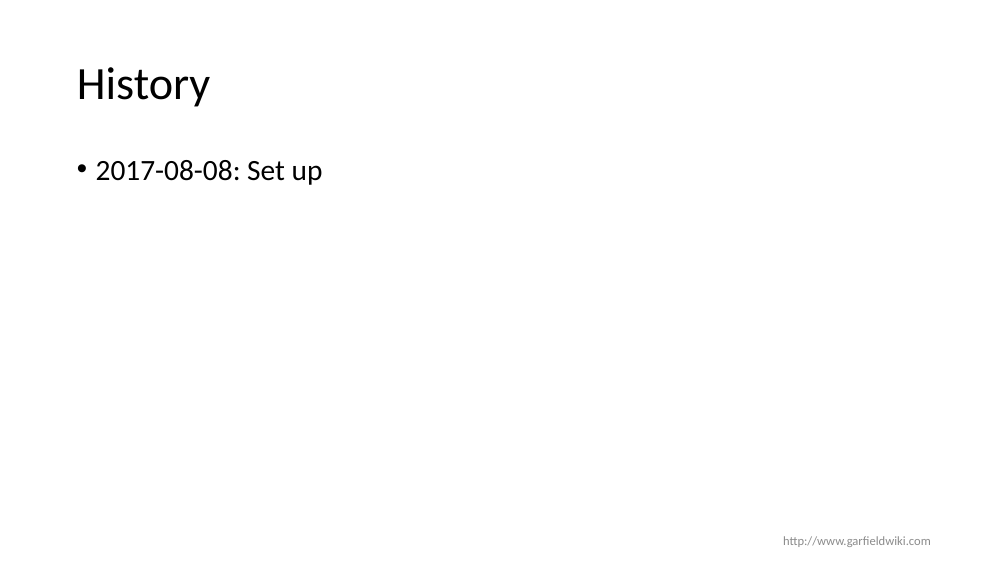
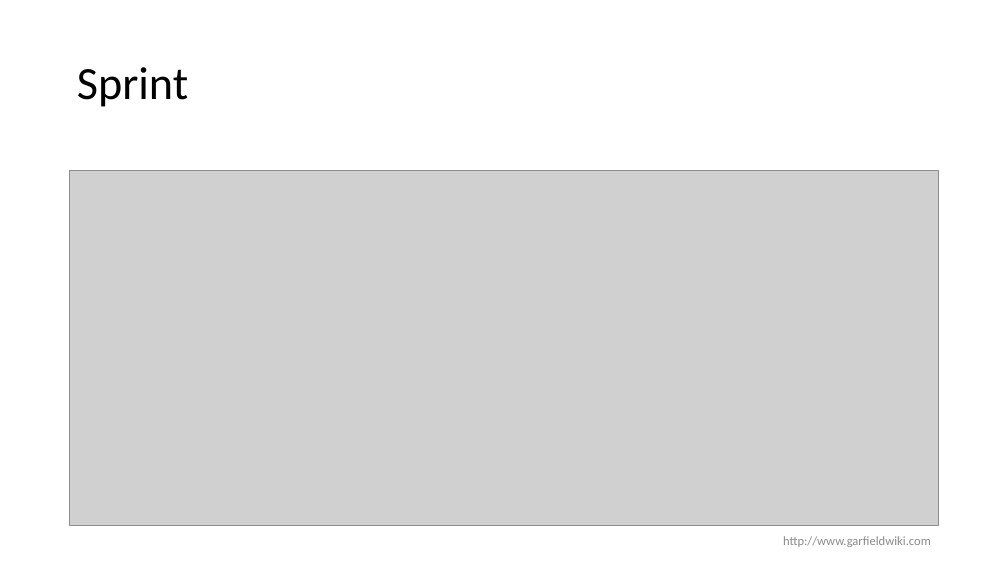
Before and after one commit to GarfieldDai/presentation, a slide deck: slide 7 of agile/SCRUM-TDD.pptx (slide 8 before the commit). Drawn at 1008x567 pixels with LibreOffice and Linux fonts; fonts in the diff are those of the drawing; grey boxes stand for pictures; background and template pictures are left out. Boxes give left, top, right and bottom in pixels: in the first picture for what was removed or moved away, otherwise in the second. Text is boxed around its words. In the diff, an @@ line names an element or a change of style, - is before the commit and + after.

```diff
--- a/agile/SCRUM-TDD.pptx
+++ b/agile/SCRUM-TDD.pptx
@@ title at (77, 67, 188, 107): text changed @@
-History
+Sprint
@@ picture added at (70, 171, 939, 526) @@
@@ text removed at (96, 160, 323, 185) @@
-• 2017-08-08: Set up
```
Also in this commit, not shown: 3 other slides changed, 3 slides added, 1 slide removed.
